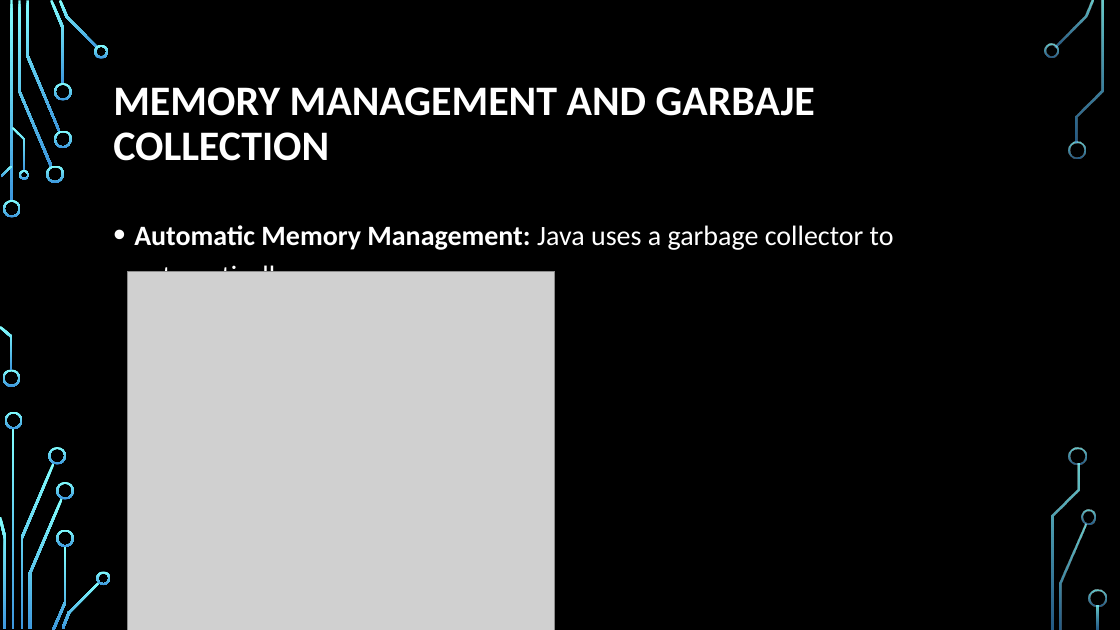
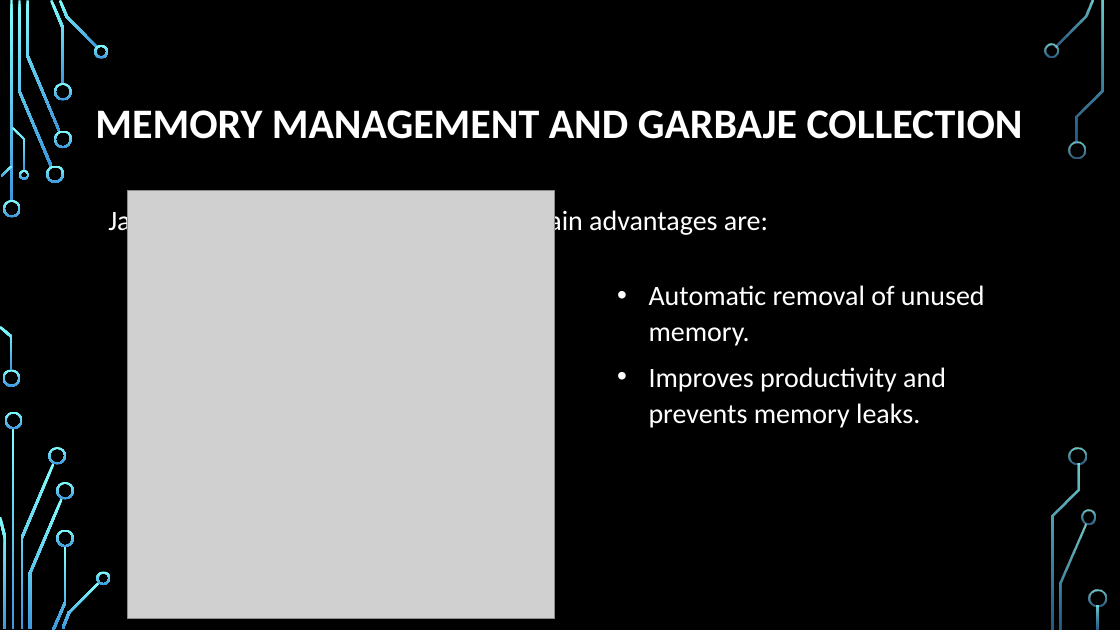
Before and after one commit to Xukialb/AE-4.-Programming-Languages, a slide deck: slide 7 of Java_English - Alberto.pptx (slide 5 before the commit). Drawn at 1120x630 pixels with LibreOffice and Linux fonts; fonts in the diff are those of the drawing; grey boxes stand for pictures; background and template pictures are left out. Boxes give left, top, right and bottom in pixels: in the first picture for what was removed or moved away, otherwise in the second. Text is boxed around its words. In the diff, an @@ line names an element or a change of style, - is before the commit and + after.

```diff
--- a/Java_English - Alberto.pptx
+++ b/Java_English - Alberto.pptx
@@ title "MEMORY MANAGEMENT AND GARBAJE COLLECTION" rewrapped from bbox=[113, 87, 815, 161] to bbox=[95, 110, 1023, 139] @@
@@ text at bbox=[108, 207, 768, 237]: text changed @@
-• Automatic Memory Management: Java uses a garbage collector to automatically manage memory.
+Java uses a garbage collector, whose main advantages are:
@@ picture: place and size @@
-picture at bbox=[128, 271, 555, 630]
+picture at bbox=[128, 191, 555, 618]
@@ text added at bbox=[649, 285, 985, 428], 24 pt, text #FFFFFF @@
+• Automatic removal of unused memory.
+• Improves productivity and prevents memory leaks.
```
Also in this commit, not shown: 2 other slides changed, 2 slides added, 3 slides removed, 1 other file.
